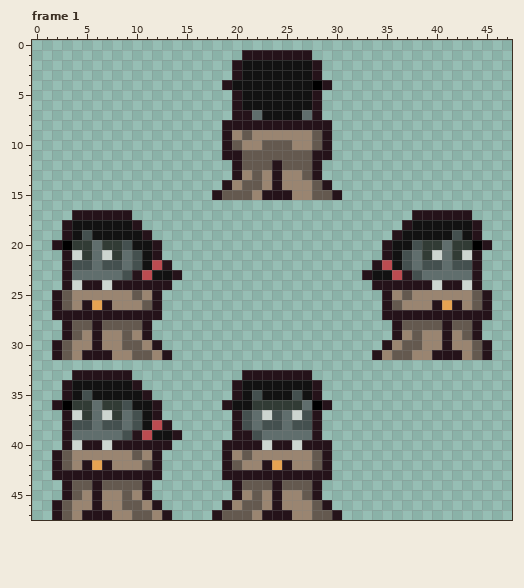
Pixel-art file, stored at Shooting Wizard/Assets/Sprites/Characters/ShootingEnemyAnimation.aseprite. That is the earlier state.
48x48 pixels, 1 frame. Shown: frame 1. The commit also changed other frames, which this record leaves out.
After:
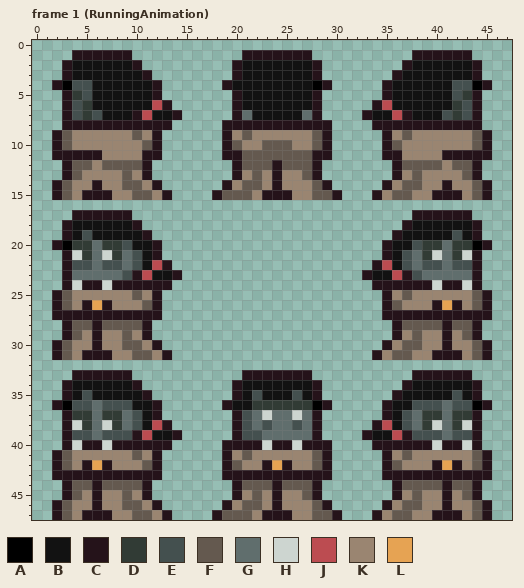
Palette (. is transparent): A #000000  B #121212  C #25131a  D #313b35  E #44504f  F #64594f  G #606e6d  H #cdd5d0  J #bc4c51  K #9a8571  L #e6a353
The author wrote: Added Animations to Shooting Enemy and Circler Enemy Bullets
From old to new:
--- frame 1 (RunningAnimation)
@@ x 0..47 @@
  0 ................................................
- 1 .....................CCCCCCC....................
- 2 ....................CBBBBBBBC...................
- 3 ....................CBBBBBBBC...................
- 4 ...................CBBBBBBBBAC..................
- 5 ....................CBBBBBBBC...................
- 6 ....................CBBBBBBBC...................
- 7 ....................CCGBBBBGC...................
- 8 ...................CCCCCCCCCCC..................
- 9 ...................CKFKKKKKKFC..................
-10 ...................CFKKFFFKKFC..................
-11 ...................CCFFFFFFFCC..................
-12 ....................CFFFCFFFC...................
-13 ....................CKFKCKKFC...................
-14 ...................CKFFKCKKKFC..................
-15 ..................CFFFKCCCKKFFC.................
+ 1 ....CCCCCC...........CCCCCCC..........CCCCCC....
+ 2 ...CBBBBBBC.........CBBBBBBBC........CBBBBBBC...
+ 3 ...CBBBBBBBC........CBBBBBBBC.......CBBBBBBBC...
+ 4 ..CAEEBBBBBBC......CBBBBBBBBAC.....CBBBBBBEEAC..
+ 5 ...CDEBBBBBBC.......CBBBBBBBC......CBBBBBBEDC...
+ 6 ...CEDBBBBBBJC......CBBBBBBBC.....CJBBBBBBDEC...
+ 7 ...CEDEBBBCJBBC.....CGBBBBBGC....CBBJCBBBEDEC...
+ 8 ...CCCCCCCCCCC.....CCCCCCCCCCC....CCCCCCCCCCC...
+ 9 ..CFKKKKKKFKC......CKFKKKKKKFC.....CKFKKKKKKFC..
+10 ..CFKKKKKKKFC......CFKKFFFKKFC.....CFKKKKKKKFC..
+11 ..CCCCCKKKKCC......CCFFFFFFFCC.....CCKKKKCCCCC..
+12 ...CFFKFFFFC........CFFFCFFFC.......CFFFFKFFC...
+13 ...CFKKKKFKC........CKFKCKKFC.......CKFKKKKFC...
+14 ..CFKKCKKFFKC......CKFFKCKKKFC.....CKFFKKCKKFC..
+15 ..CFKCCCKKFFKC....CFFFKCCCKKFFC...CKFFKKCCCKFC..
 16 ................................................
@@ x 0..47 @@
 32 ................................................
-33 ....CCCCCC...........CCCCCCC....................
-34 ...CBBBBBBC.........CBBBBBBBC...................
-35 ...CBEBBBBBC........CBEBBBEBC...................
-36 ..CADDGDDEBBC......CBBDDDDDGAC..................
-37 ...CHDGHDGEBC.......CEGHEGHEC...................
-38 ...CEEGEEGEBJC......CEGEEGEEC...................
-39 ...CGGGGGECJBBC.....CCEGGGGGC...................
-40 ...CHCCHCCCCCC.....CCCCHCCHCCC..................
-41 ..CFKKKKKKFKC......CKFKKKKKKFC..................
-42 ..CFKCLCKKKFC......CFKKCLCKKFC..................
-43 ..CCCCCCCCCCC......CCCCCCCCCCC..................
-44 ...CFFCFFFFC........CFFFCFFFC...................
-45 ...CFKCKKFKC........CKFKCKKFC...................
-46 ..CFKKCKKFFKC......CKFFKCKKKFC..................
-47 ..CFKCCCKKFFKC....CFFFKCCCKKFFC.................
+33 ....CCCCCC...........CCCCCCC..........CCCCCC....
+34 ...CBBBBBBC.........CBBBBBBBC........CBBBBBBC...
+35 ...CBEBBBBBC........CBEBBBEBC.......CBBBBBEBC...
+36 ..CAEEGEEEBBC......CBBDDDDDDAC.....CBBEEEGEEAC..
+37 ...CDDGDDGEBC.......CEGHGGHGC......CBEGDDGDDC...
+38 ...CHDGHDGEBJC......CEGEGGEGC.....CJBEGDHGDHC...
+39 ...CEEGEEECJBBC.....CEEGGGGGC....CBBJCEEEGEEC...
+40 ...CHCCHCCCCCC.....CCCCHCCHCCC....CCCCCCHCCHC...
+41 ..CFKKKKKKFKC......CKFKKKKKKFC.....CKFKKKKKKFC..
+42 ..CFKCLCKKKFC......CFKKCLCKKFC.....CFKKKCLCKFC..
+43 ..CCCCCCCCCCC......CCCCCCCCCCC.....CCCCCCCCCCC..
+44 ...CFFCFFFFC........CFFFCFFFC.......CFFFFCFFC...
+45 ...CFKCKKFKC........CKFKCKKFC.......CKFKKCKFC...
+46 ..CFKKCKKFFKC......CKFFKCKKKFC.....CKFFKKCKKFC..
+47 ..CFKCCCKKFFKC....CFFFKCCCKKFFC...CKFFKKCCCKFC..
Changed places in both pictures, as pixel boxes (x1, y1, x2, y2):
added: (52, 50, 182, 200)
added: (362, 50, 492, 200)
changed: (242, 110, 262, 120)
added: (362, 370, 492, 520)
changed: (72, 400, 122, 440)
changed: (242, 400, 312, 440)
